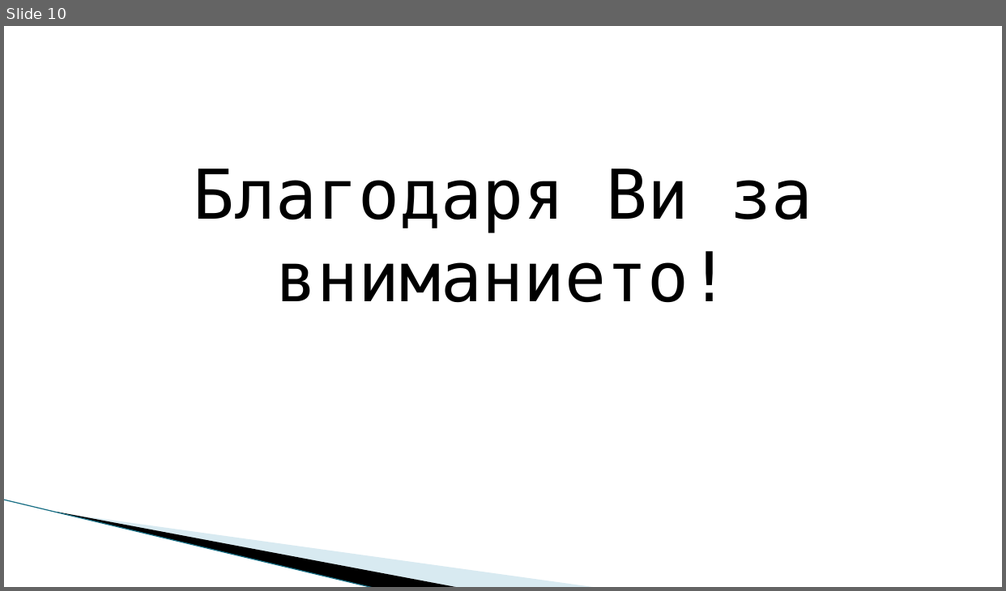
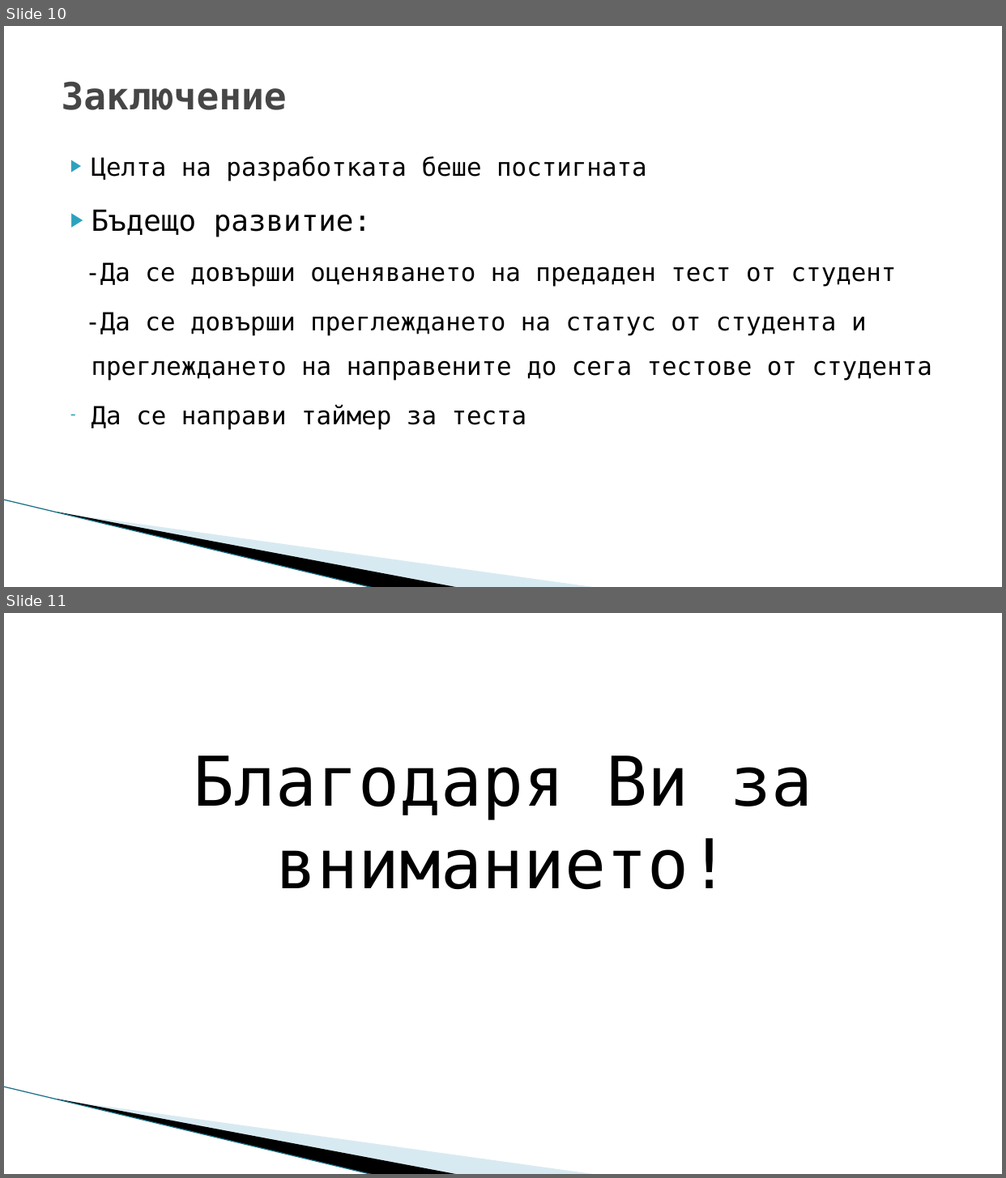
Before and after one commit to sashe944/TestV2Documentation, a slide deck: Мобилен модул за тестова система.pptx. Shown one above the other, each under a label of ours: slide 10 before the commit, slides 10 and 11 after it. The pictures are 1006x591 and 1006x1178 pixels, drawn with LibreOffice and Linux fonts; fonts in the diff are those of the drawing; background and template pictures are left out. Boxes give left, top, right and bottom in pixels: in the first picture for what was removed or moved away, otherwise in the second. Text is boxed around its words. In the diff, an @@ line names an element or a change of style, - is before the commit and + after.

```diff
--- a/Мобилен модул за тестова система.pptx
+++ b/Мобилен модул за тестова система.pptx
@@ slide 10 added at (x1=4, y1=26, x2=1002, y2=587), background #FFFFFF; not listed: 3 template elements that a slide beside it also shows @@
@@ title added at (x1=62, y1=81, x2=287, y2=110), 36 pt, text #464646, bold @@
+Заключение
@@ text added at (x1=85, y1=156, x2=932, y2=429), 24 pt, text #000000 @@
+▶ Целта на разработката беше постигната
+▶ Бъдещо развитие:
+-Да се довърши оценяването на предаден тест от студент
+-Да се довърши преглеждането на статус от студента и преглеждането на направените до сега тестове от студента
+– Да се направи таймер за теста
@@ what was slide 10 is now slide 11 @@
```
Also in this commit, not shown: 8 slides changed, 3 other files.
